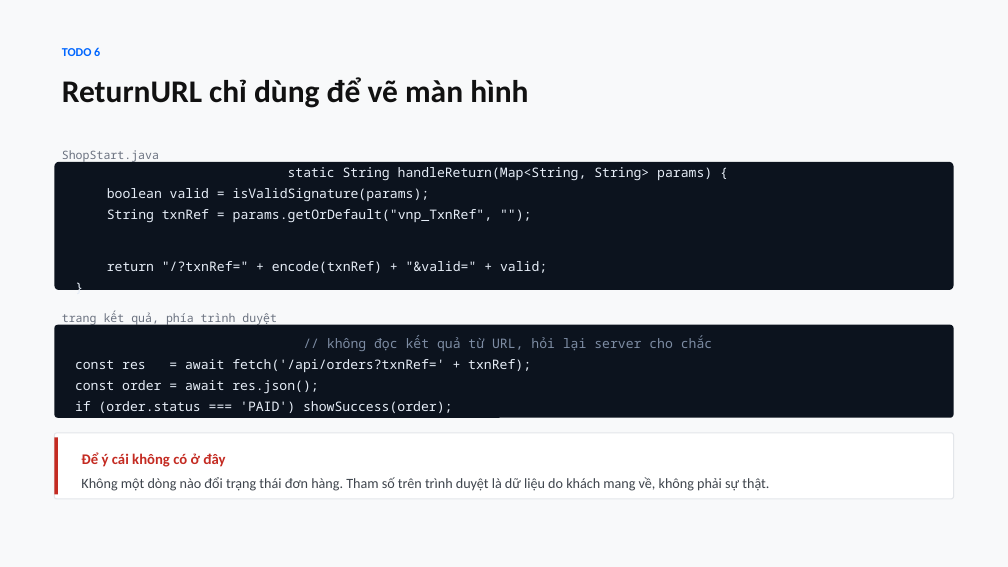
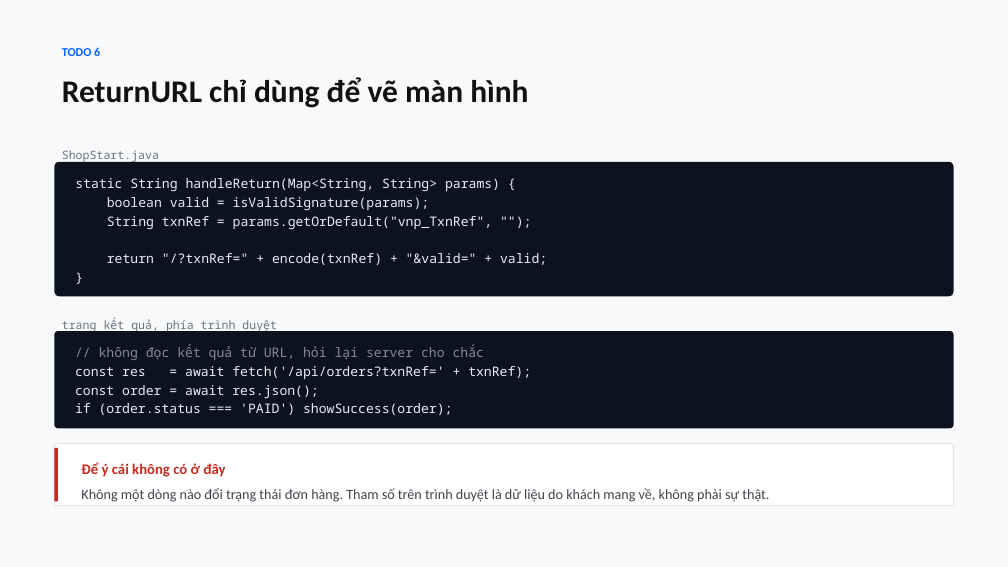
Before and after one commit to conchocon154/vnpay-seminar, a slide deck: slide 13 of VNPAY-seminar.pptx. Drawn at 1008x567 pixels with LibreOffice and Linux fonts; fonts in the diff are those of the drawing. Boxes give left, top, right and bottom in pixels: in the first picture for what was removed or moved away, otherwise in the second. Text is boxed around its words. In the diff, an @@ line names an element or a change of style, - is before the commit and + after.

```diff
--- a/VNPAY-seminar.pptx
+++ b/VNPAY-seminar.pptx
@@ rounded rectangle "static String handleReturn(Map<String, String> params) ...": place and size @@
-rounded rectangle "static String handleReturn(Map<String, String> params) ..." at bbox=[54, 162, 954, 290]
+rounded rectangle "static String handleReturn(Map<String, String> params) ..." at bbox=[54, 162, 954, 296]
@@ rounded rectangle "static String handleReturn(Map<String, String> params) ..." at bbox=[54, 162, 954, 296]: alignment centre to left; line spacing 1.34 to 17.8pt; vertical alignment middle to top @@
@@ text "trang kết quả, phía trình ...": place and size @@
-text "trang kết quả, phía trình ..." at bbox=[62, 311, 277, 326]
+text "trang kết quả, phía trình ..." at bbox=[62, 318, 277, 333]
@@ rounded rectangle "// không đọc kết quả ..." at bbox=[54, 331, 954, 429]: alignment centre to left; line spacing 1.34 to 17.8pt; vertical alignment middle to top @@
@@ rounded rectangle "// không đọc kết quả ...": place and size @@
-rounded rectangle "// không đọc kết quả ..." at bbox=[54, 325, 954, 418]
+rounded rectangle "// không đọc kết quả ..." at bbox=[54, 331, 954, 429]
@@ 1 text, 1 rounded rectangle, 1 rectangle: place and size @@
-1 text, 1 rounded rectangle, 1 rectangle at bbox=[54, 433, 954, 499]
+1 text, 1 rounded rectangle, 1 rectangle at bbox=[54, 444, 954, 507]
```
Also in this commit, not shown: 16 other slides changed, 1 slide added, 1 slide removed, 1 other file.
